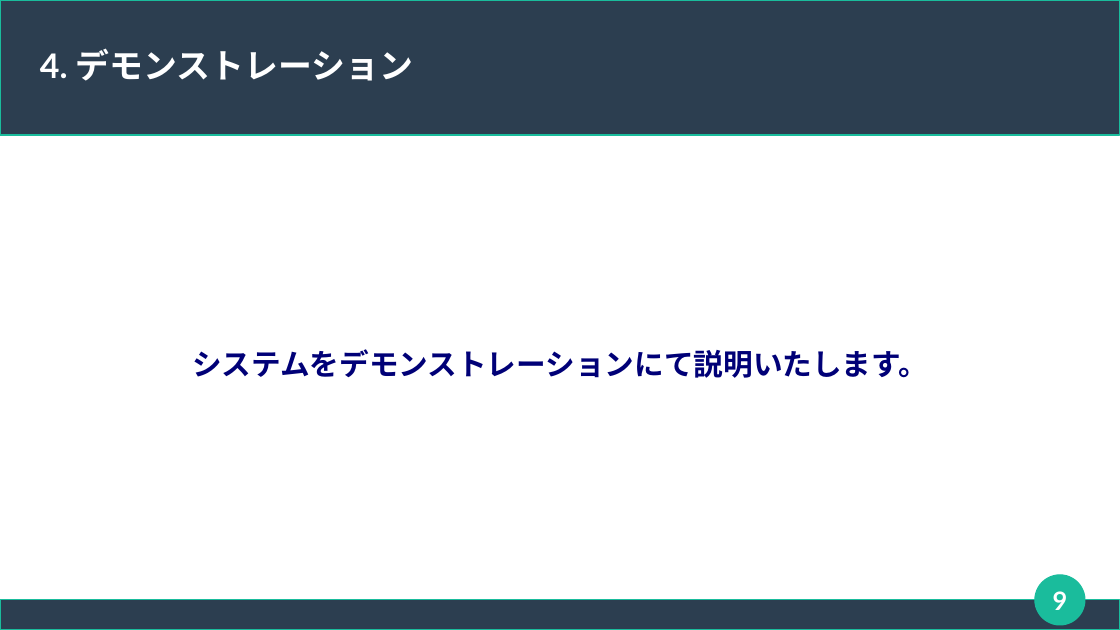
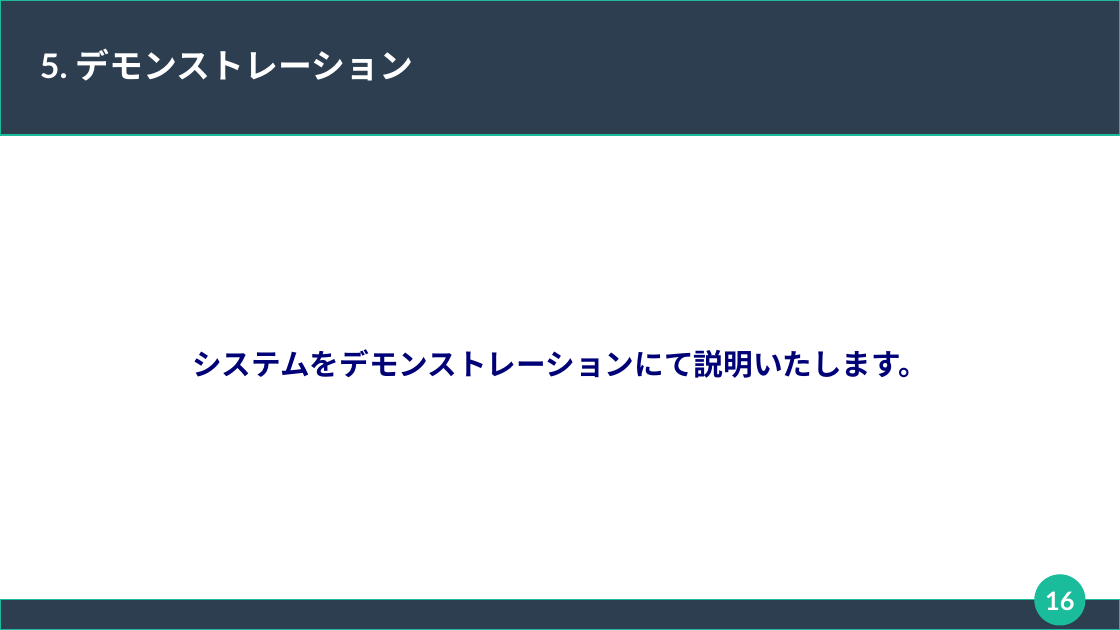
Before and after one commit to connk95/Shared-Shop, a slide deck: slide 16 of TeamUzawa_Sharing_ProjectFile/発表用スライド_チーム鵜澤.odp (slide 9 before the commit). Drawn at 1120x630 pixels with LibreOffice and Linux fonts; fonts in the diff are those of the drawing. Boxes give left, top, right and bottom in pixels: in the first picture for what was removed or moved away, otherwise in the second. Text is boxed around its words. In the diff, an @@ line names an element or a change of style, - is before the commit and + after.

```diff
--- a/TeamUzawa_Sharing_ProjectFile/発表用スライド_チーム鵜澤.odp
+++ b/TeamUzawa_Sharing_ProjectFile/発表用スライド_チーム鵜澤.odp
@@ title at box(40, 48, 413, 81): text changed @@
-4. デモンストレーション
+5. デモンストレーション
@@ page number at box(1045, 591, 1074, 610): text changed @@
-9
+16
```
Also in this commit, not shown: 13 other slides changed, 7 slides added, 3 other files.
